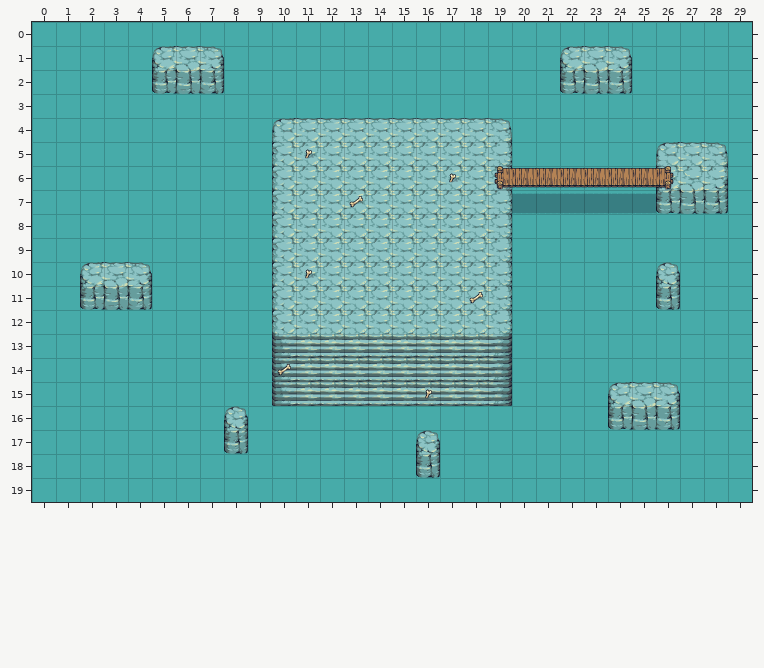
An edit to a level. Tiled map (JSON), public/game/maps/tiny_sward.json. Above: the version before the commit.
Cells are 64x64 px. Shown: x 0..29, y 0..19.
New version:
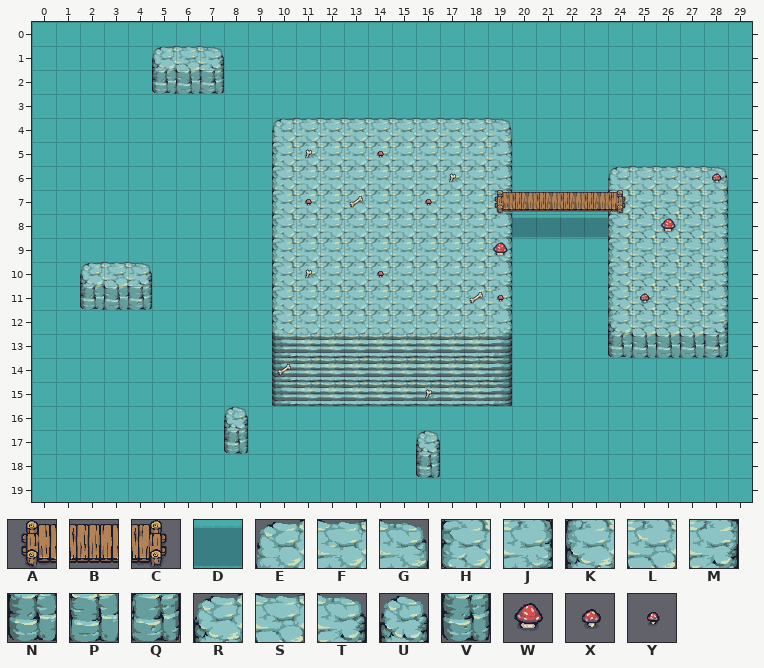
Key: from "bridge": A 0, B 1, C 2, D 11; from "elevation": E 0, F 1, G 2, H 4, J 6, K 8, L 9, M 10, N 12, P 13, Q 14, R 16, S 17, T 18, U 19, V 23; from "mushroom-l": W 0; from "mushroom-m": X 0; from "mushroom-s": Y 0.
_ is an empty cell.
Tiles of an added or newly shown layer are drawn over the layers below it.
See-through tiles are keyed as they look on the map.
Change:
{"where": "layer \"ston\""}
{"y":1,"x":22,"old":"RST","new":"___"}
{"y":2,"x":22,"old":"NPQ","new":"___"}
{"y":5,"x":26,"old":"EFG","new":"___"}
{"y":6,"x":24,"old":"__KLM","new":"EFFFG"}
{"y":7,"x":24,"old":"__NPQ","new":"HLLLJ"}
{"y":8,"x":24,"old":"_____","new":"HLLLJ"}
{"y":9,"x":24,"old":"_____","new":"HLLLJ"}
{"y":10,"x":24,"old":"__U__","new":"HLLLJ"}
{"y":11,"x":24,"old":"__V__","new":"HLLLJ"}
{"y":12,"x":24,"old":"_____","new":"KLLLM"}
{"y":13,"x":24,"old":"_____","new":"NPPPQ"}
{"y":15,"x":24,"old":"RST","new":"___"}
{"y":16,"x":24,"old":"NPQ","new":"___"}
{"where": "layer \"bridge\""}
{"y":6,"x":19,"old":"ABBBBBBC","new":"________"}
{"y":7,"x":19,"old":"_DDDDDD","new":"ABBBBC_"}
{"y":8,"x":20,"old":"____","new":"DDDD"}
{"where": "layer \"mushroom\" (added)"}
{"y":5,"x":14,"old":"_","new":"Y"}
{"y":6,"x":28,"old":"_","new":"X"}
{"y":7,"x":11,"old":"_","new":"Y"}
{"y":7,"x":16,"old":"_","new":"Y"}
{"y":8,"x":26,"old":"_","new":"W"}
{"y":9,"x":19,"old":"_","new":"W"}
{"y":10,"x":14,"old":"_","new":"Y"}
{"y":11,"x":19,"old":"_","new":"Y"}
{"y":11,"x":25,"old":"_","new":"X"}
{"label":"removed","picture_box":[560,46,632,94]}
{"label":"added","picture_box":[377,151,384,158]}
{"label":"changed","picture_box":[493,142,728,358]}
{"label":"added","picture_box":[305,199,312,206]}
{"label":"added","picture_box":[425,199,432,206]}
{"label":"added","picture_box":[377,271,384,278]}
{"label":"removed","picture_box":[608,382,680,430]}
